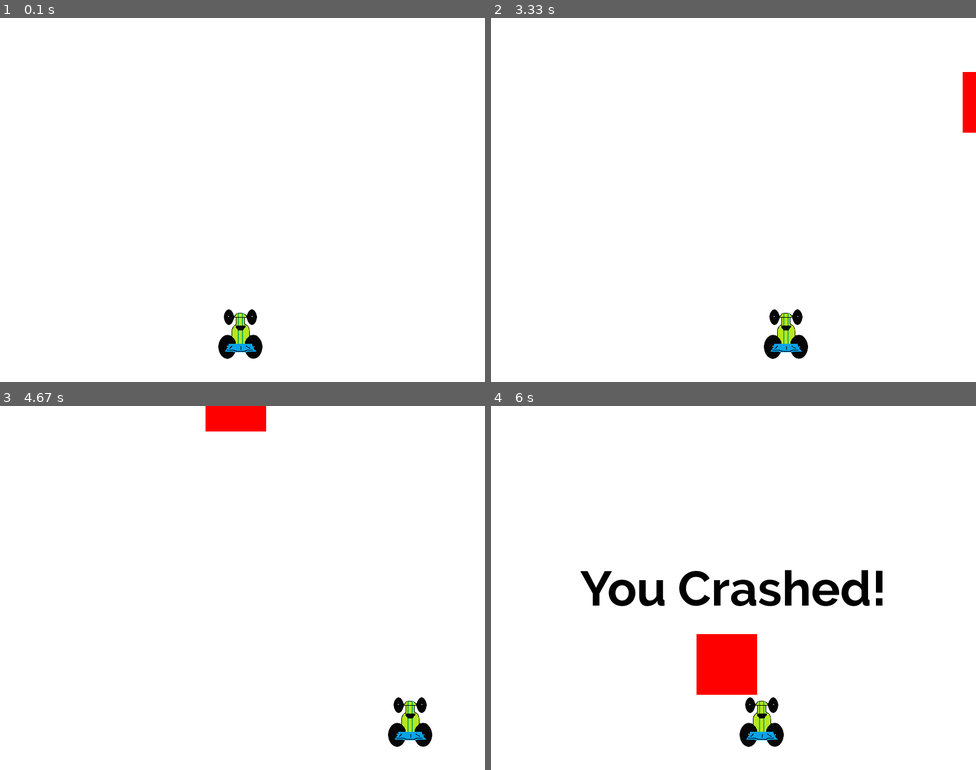
Above: before the commit, frames 1-4 (two rows, left to right).
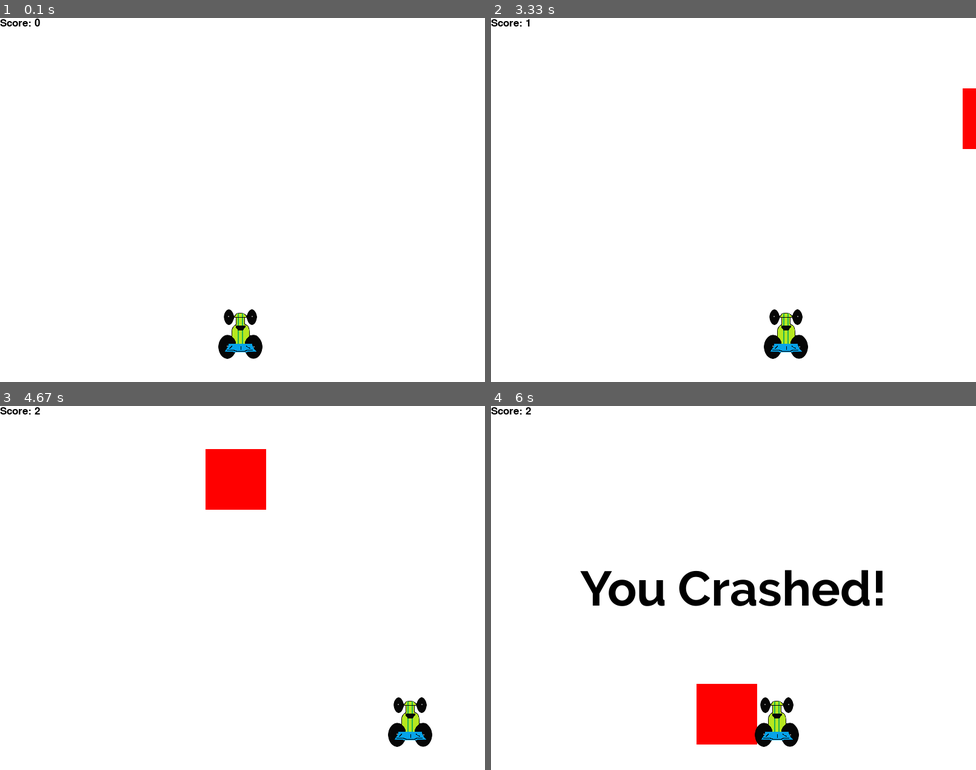
Above: after the commit, the same moments.

Repository: CreativeCoffee/pygame-tutorial
Game: pygame game, started from main.py
The game is run twice, just before and just after one commit, with the same random seed, the same clock (stepped at 60 frames per second) and the same inputs.
Inputs:
- Up to frame 1 (0.1 s): no input
- Up to frame 2 (3.33 s): hold D 0.33-0.8 s; hold D 0.83-1.3 s; hold A 1.33-1.87 s; hold A 1.9-2.3 s; hold D 2.33-2.97 s; hold A from 3 s (still down)
- Up to frame 3 (4.67 s): release A at 3.47 s; hold D 3.5-3.97 s; hold D 4-4.47 s; hold A from 4.5 s (still down)
- Up to frame 4 (6 s): release A at 5.03 s; hold A 5.07-5.47 s

The runs differ from the first frame. In frame 1, less than 0.1% of the frame differs, in the area x 0-9%, y 0-3%; in frame 2, 0.3%; in frame 3, 3.0%; in frame 4, 4.3%, in the area x 0-64%, y 0-94%.

Commit message:
Added score and increasing difficulty.

Diff:
--- a/main.py
+++ b/main.py
@@ -16,6 +16,11 @@
 clock = pygame.time.Clock()
 player = pygame.image.load("racecar.png")
 playerwidth = 73
+
+def scoreboard(score):
+    font = pygame.font.SysFont(None, 25)
+    text = font.render("Score: " + str(score), True, black)
+    window.blit(text, (0,0))
 
 def blocks(blockx, blocky, blockw, blockh, color):
     pygame.draw.rect(window, color, [blockx, blocky, blockw, blockh])
@@ -51,6 +56,7 @@
     blockspeed = 7
     blockwidth = 100
     blockheight = 100
+    numberofblocksdodged = 0
 
     # is game running?
     while not gameOver:
@@ -71,12 +77,15 @@
         blocks(blockstartingpositionX, blockstartingpositionY, blockwidth, blockheight, red)
         blockstartingpositionY += blockspeed
         displayplayer(x,y)
+        scoreboard(numberofblocksdodged)
         if x > width - playerwidth or x < 0:
             print("Out of Bounds!")
             playerlose()
         if blockstartingpositionY > height:
             blockstartingpositionY = 0 - blockheight
             blockstartingpositionX = random.randrange(0, width)
+            numberofblocksdodged += 1
+            blockspeed += 1
         if y < blockstartingpositionY+blockheight:
             print("Y Cross")
             if x > blockstartingpositionX and x < blockstartingpositionX + blockwidth or x + playerwidth > blockstartingpositionX and x + playerwidth < blockstartingpositionX + blockwidth:
